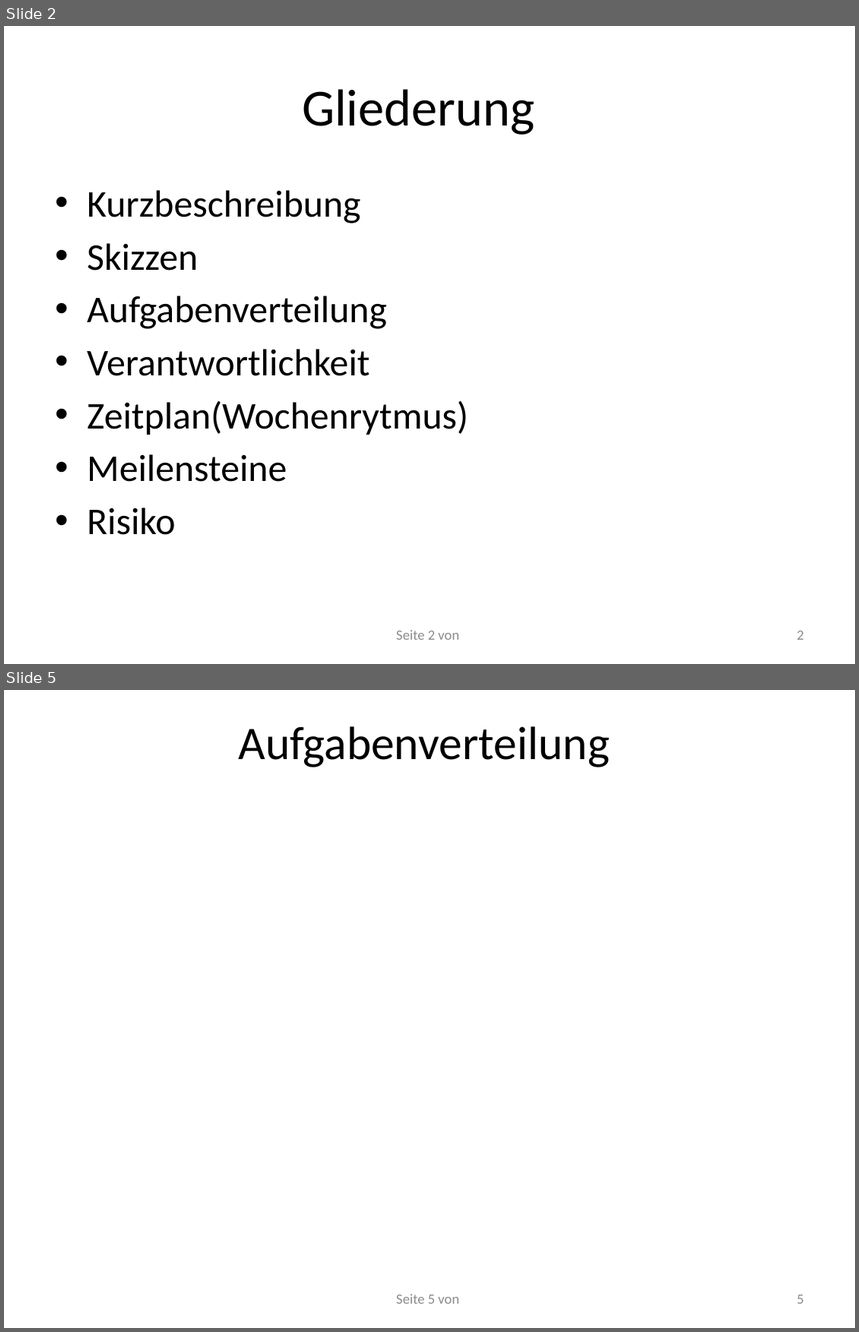
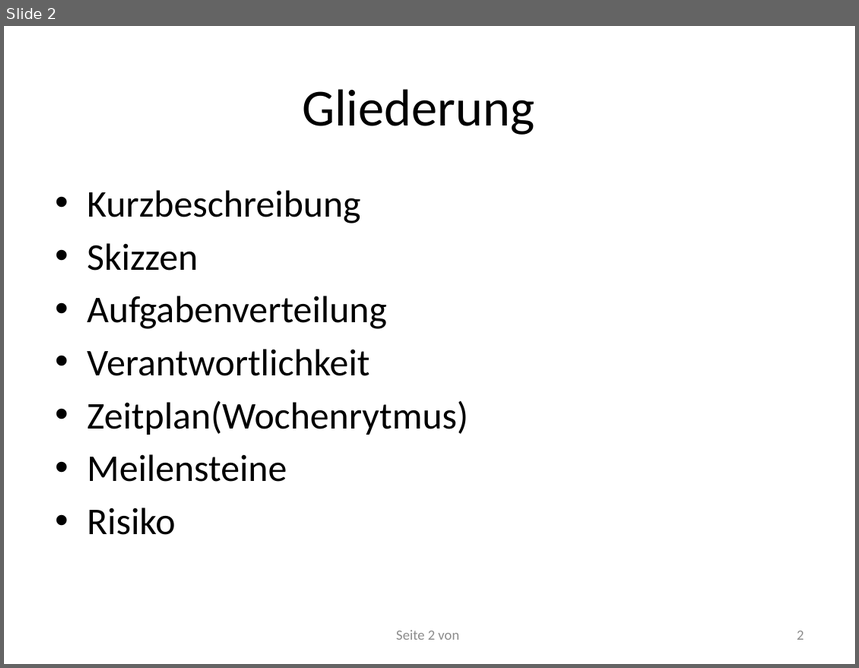
Before and after one commit to RamoramaInteractive/GDV-Projekt, a slide deck: Planungspraesentation-Mitte Juni/Planungspräsentation V. 1.pptx. Shown one above the other, each under a label of ours: slides 2 and 5 before the commit, slide 2 after it; the slides between them are not shown. The pictures are 859x1332 and 859x668 pixels, drawn with LibreOffice and Linux fonts; fonts in the diff are those of the drawing. Boxes give left, top, right and bottom in pixels: in the first picture for what was removed or moved away, otherwise in the second. Text is boxed around its words. In the diff, an @@ line names an element or a change of style, - is before the commit and + after.

```diff
--- a/Planungspraesentation-Mitte Juni/Planungspräsentation V. 1.pptx
+++ b/Planungspraesentation-Mitte Juni/Planungspräsentation V. 1.pptx
@@ slide 5 removed at [4,690,855,1328], background #FFFFFF @@
@@ title removed at [239,726,610,768] @@
-Aufgabenverteilung
@@ page number removed at [396,1294,459,1304] @@
-Seite 5 von
@@ page number removed at [797,1295,804,1304] @@
-5
```
Also in this commit, not shown: 3 slides changed, 3 slides added, 3 other slides removed, 3 other files.
